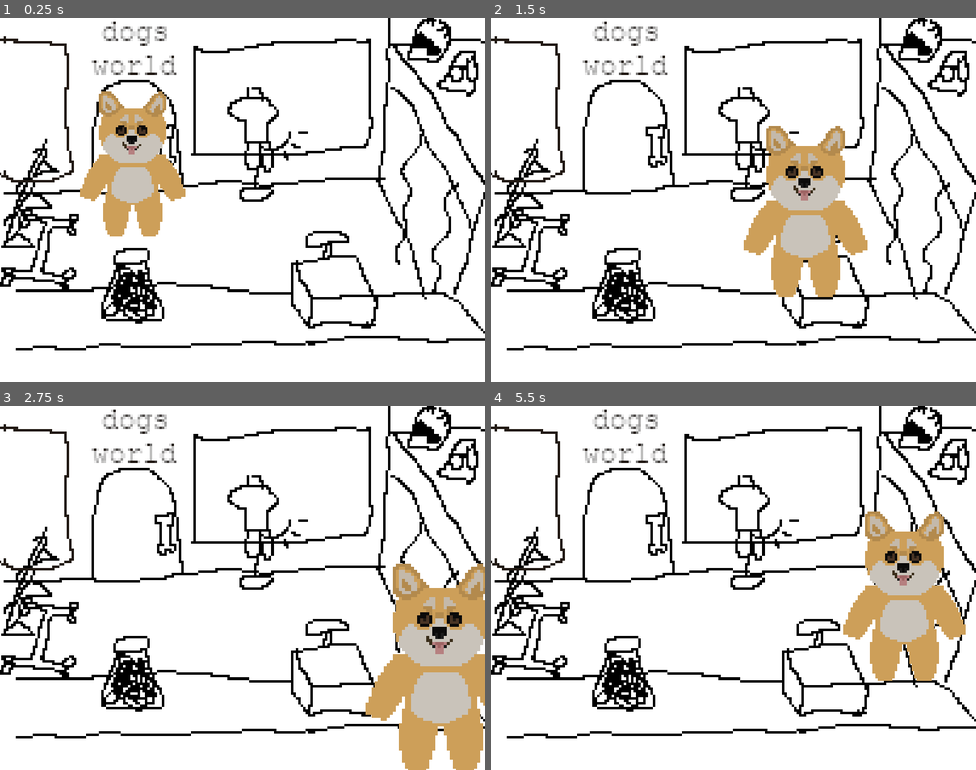
Above: before the commit, frames 1-4 (two rows, left to right).
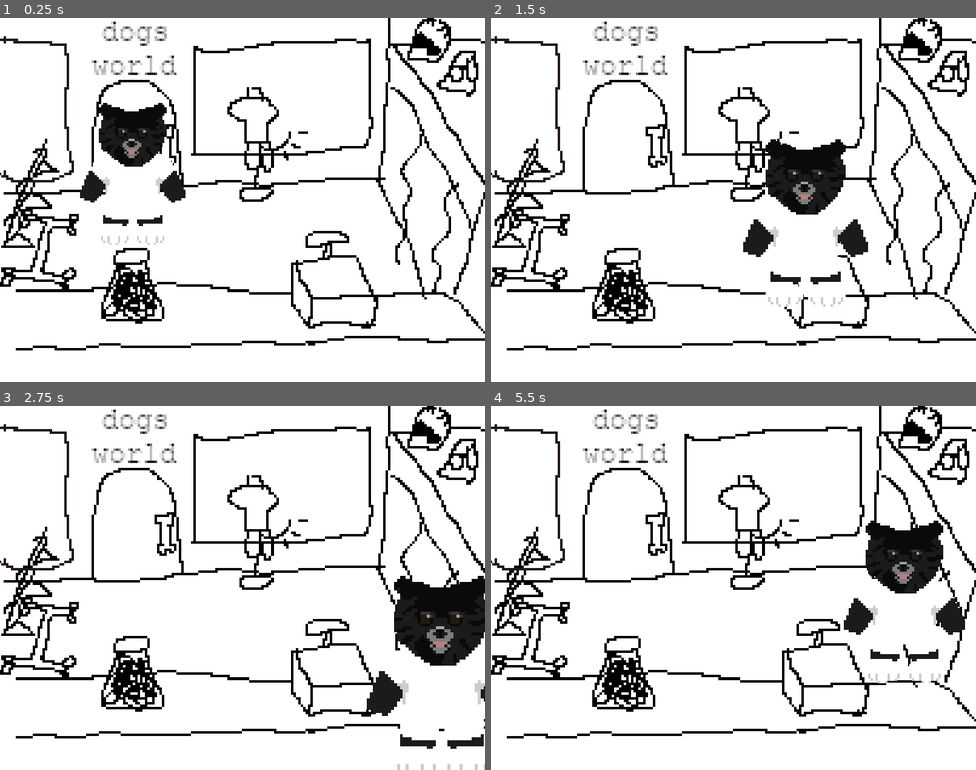
Above: after the commit, the same moments.

Repository: Katie-N/Its-a-Dogs-World
Game: Godot game, scene res://Scenes/Shop/shop.tscn
Same seed, same stepped clock (60 frames per second), same inputs: the game is played once before the commit and once after it. The project has no main scene, so this scene is started directly.
Inputs:
- Up to frame 1 (0.25 s): no input
- Up to frame 2 (1.5 s): tap Enter at 0.5 s; hold Right (move_right) 0.53-1.28 s; hold S (move_down) from 1.28 s (still down)
- Up to frame 3 (2.75 s): release S (move_down) at 2.03 s; hold Right (move_right) from 2.03 s (still down)
- Up to frame 4 (5.5 s): release Right (move_right) at 2.78 s; hold W (move_up) 2.78-3.53 s; hold A (move_left) 3.53-5.03 s; tap Space at 4.25 s; tap Enter at 5 s; hold S (move_down) from 5.03 s (still down)

The runs differ from the first frame. In frame 1, 5.2% of the frame differs, in the area x 16-39%, y 20-63%; in frame 2, 7.4%; in frame 3, 9.7%, in the area x 75-100%, y 43-100%; in frame 4, 7.1%.

Commit message:
Added clothing!!!

Diff:
--- a/Scenes/dogCharacter.tscn
+++ b/Scenes/dogCharacter.tscn
@@ -1,12 +1,12 @@
 [gd_scene format=3 uid="uid://chb2ksgqf6a6r"]
 
-[ext_resource type="Texture2D" uid="uid://cycfsnirsiyxh" path="res://Art/Characters/LabFullBody.png" id="1_mie5b"]
 [ext_resource type="Script" uid="uid://crgi1dhxgyo53" path="res://Scenes/dog_character.gd" id="1_w7o8x"]
-[ext_resource type="Texture2D" uid="uid://blvxksypdovri" path="res://Art/Characters/PomFullBody.png" id="2_w7o8x"]
-[ext_resource type="Texture2D" uid="uid://dkb87c06lthbk" path="res://Art/Characters/CorgiFullBody.png" id="3_00prv"]
+[ext_resource type="Texture2D" uid="uid://coeuruojdj8km" path="res://Art/Characters/DogBodySpritesheet.png" id="2_w7o8x"]
+[ext_resource type="Texture2D" uid="uid://ms3ljw5y60kr" path="res://Art/Items/ClothingSpritesheet.png" id="3_00prv"]
+[ext_resource type="Texture2D" uid="uid://77ckvastgmxk" path="res://Art/Characters/DogHeadSpritesheet.png" id="4_up476"]
 
 [sub_resource type="RectangleShape2D" id="RectangleShape2D_w7o8x"]
-size = Vector2(133, 53)
+size = Vector2(133, 64.5)
 
 [sub_resource type="RectangleShape2D" id="RectangleShape2D_00prv"]
 size = Vector2(196, 174)
@@ -14,28 +14,8 @@
 [node name="DogCharacter" type="CharacterBody2D" unique_id=1294001680]
 script = ExtResource("1_w7o8x")
 
-[node name="LabFullBody" type="Sprite2D" parent="." unique_id=342579780]
-visible = false
-texture_filter = 1
-position = Vector2(0, -3)
-scale = Vector2(4.625, 4.625)
-texture = ExtResource("1_mie5b")
-
-[node name="Pom" type="Sprite2D" parent="." unique_id=821349645]
-visible = false
-texture_filter = 1
-position = Vector2(0, -3)
-scale = Vector2(4.625, 4.625)
-texture = ExtResource("2_w7o8x")
-
-[node name="Corgi" type="Sprite2D" parent="." unique_id=1704995064]
-texture_filter = 1
-position = Vector2(0, -3)
-scale = Vector2(4.625, 4.625)
-texture = ExtResource("3_00prv")
-
 [node name="CollisionShape2D" type="CollisionShape2D" parent="." unique_id=1951322269]
-position = Vector2(1, 118)
+position = Vector2(1, 123.75)
 shape = SubResource("RectangleShape2D_w7o8x")
 
 [node name="Area2D" type="Area2D" parent="." unique_id=1067015699]
@@ -46,3 +26,36 @@
 [node name="CollisionShape2D" type="CollisionShape2D" parent="Area2D" unique_id=1331554705]
 position = Vector2(1, 62)
 shape = SubResource("RectangleShape2D_00prv")
+
+[node name="Composite Sprites" type="Node2D" parent="." unique_id=543443205]
+scale = Vector2(4.657282, 4.657282)
+
+[node name="Body" type="Sprite2D" parent="Composite Sprites" unique_id=1749314693]
+texture_filter = 1
+texture = ExtResource("2_w7o8x")
+hframes = 3
+frame = 2
+
+[node name="Shirt" type="Sprite2D" parent="Composite Sprites" unique_id=1302232906]
+texture_filter = 1
+texture = ExtResource("3_00prv")
+hframes = 21
+vframes = 7
+
+[node name="Pants" type="Sprite2D" parent="Composite Sprites" unique_id=1117747945]
+texture = ExtResource("3_00prv")
+hframes = 21
+vframes = 7
+frame = 84
+
+[node name="Shoes" type="Sprite2D" parent="Composite Sprites" unique_id=1806399376]
+texture = ExtResource("3_00prv")
+hframes = 21
+vframes = 7
+frame = 105
+
+[node name="Head" type="Sprite2D" parent="Composite Sprites" unique_id=334983487]
+texture_filter = 1
+texture = ExtResource("4_up476")
+hframes = 3
+frame = 2
--- a/project.godot
+++ b/project.godot
@@ -53,6 +53,7 @@
 
 [rendering]
 
+textures/canvas_textures/default_texture_filter=0
 rendering_device/driver.windows="d3d12"
 renderer/rendering_method="gl_compatibility"
 renderer/rendering_method.mobile="gl_compatibility"
Binary file removed: Art/Characters/CorgiFullBody.png
Binary file added: Art/Characters/DogBodySpritesheet.png
Not shown, changed: Art/Characters/DogBodySpritesheet.png.import
Binary file added: Art/Characters/DogHeadSpritesheet.png
Not shown, changed: Art/Characters/DogHeadSpritesheet.png.import
Binary file removed: Art/Characters/LabFullBody.png
Binary file removed: Art/Characters/PomFullBody.png
Binary file added: Art/Items/ClothingSpritesheet.png
Not shown, changed: Art/Items/ClothingSpritesheet.png.import
Not shown, added: Art/Items/ClothingDecorations.xcf
Not shown, added: Art/Items/ClothingSpritesheet.xcf
